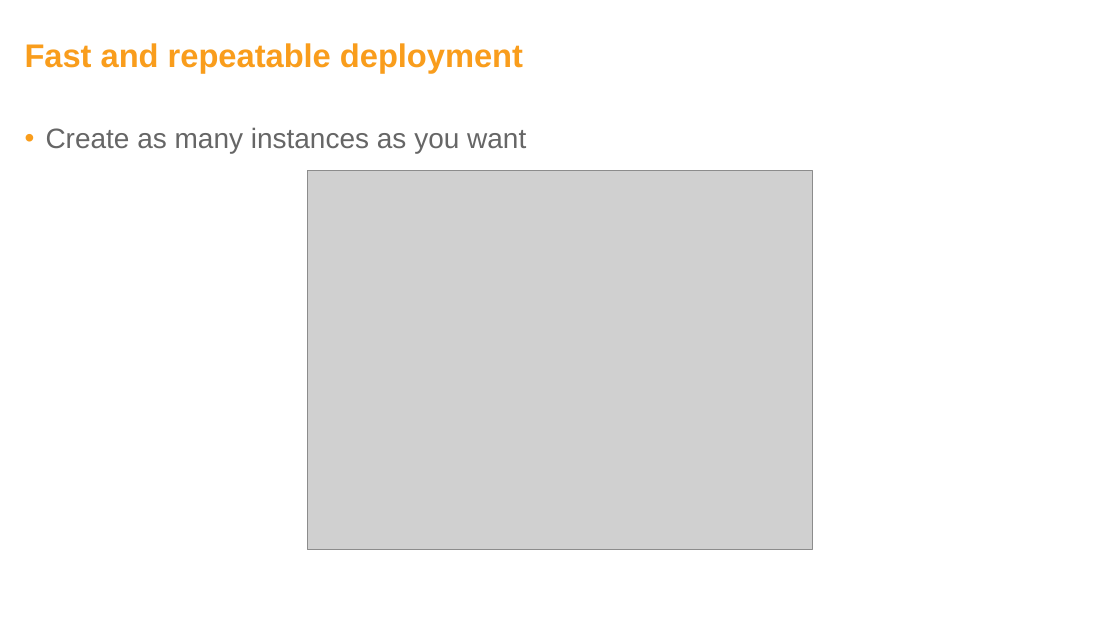
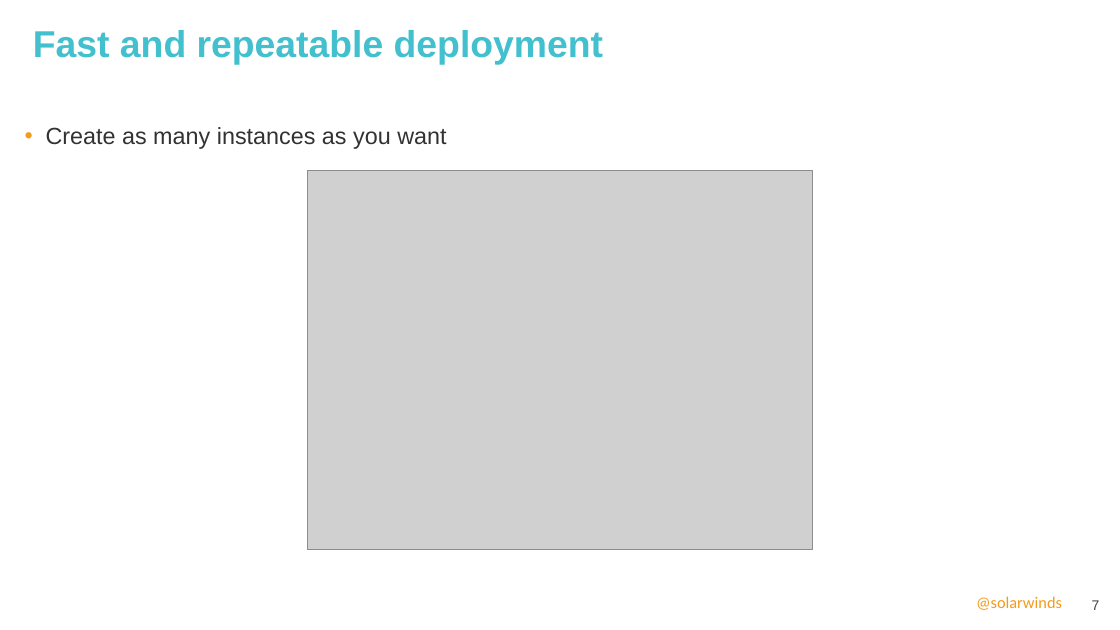
Before and after one commit to ivoklimsa/DockerVSB, a slide deck: slide 7 of ppt/DockerWorkshopVSB.pptx. Drawn at 1120x630 pixels with LibreOffice and Linux fonts; fonts in the diff are those of the drawing; grey boxes stand for pictures; background and template pictures are left out. Boxes give left, top, right and bottom in pixels: in the first picture for what was removed or moved away, otherwise in the second. Text is boxed around its words. In the diff, an @@ line names an element or a change of style, - is before the commit and + after.

```diff
--- a/ppt/DockerWorkshopVSB.pptx
+++ b/ppt/DockerWorkshopVSB.pptx
@@ title "Fast and repeatable deployment": place and size @@
-title "Fast and repeatable deployment" at [25,43,523,73]
+title "Fast and repeatable deployment" at [33,30,603,65]
@@ title "Fast and repeatable deployment" at [33,30,603,65]: size 28 to 32 pt, text colour #F99D1C to #42C0CE @@
@@ text "Create as many instances as ..." at [46,127,446,149]: size 24 to 20 pt, text colour #666666 to #323233; more space between paragraphs; bullet colour #F99D1C to #F49B1C @@
@@ text added at [976,596,1062,610], 14 pt, text #F49B1C @@
+@solarwinds
@@ page number added at [1092,600,1100,610], 12 pt, text #434344 @@
+7
```
Also in this commit, not shown: 14 other slides changed, 1 slide added, 5 other files.
